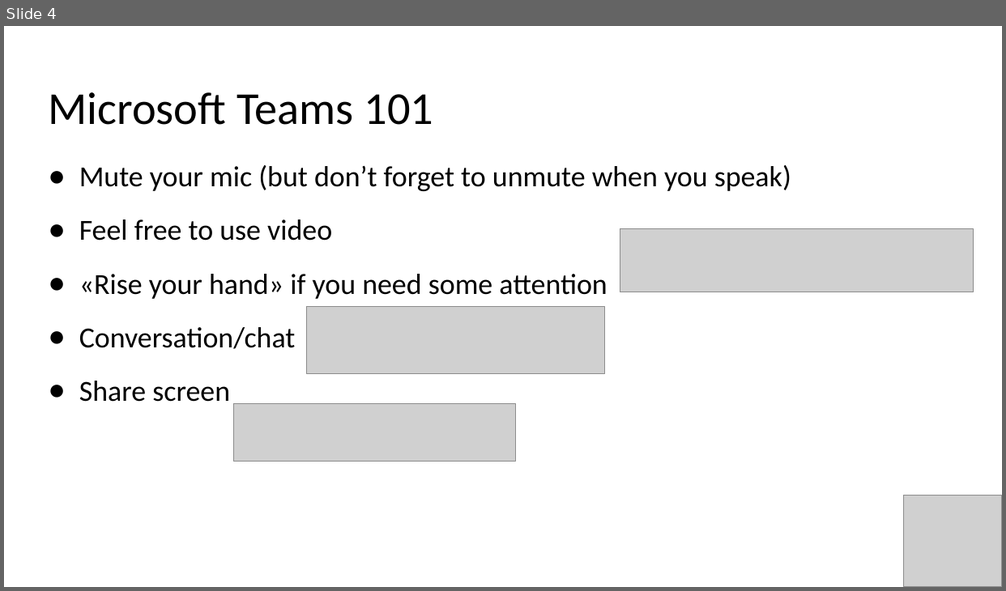
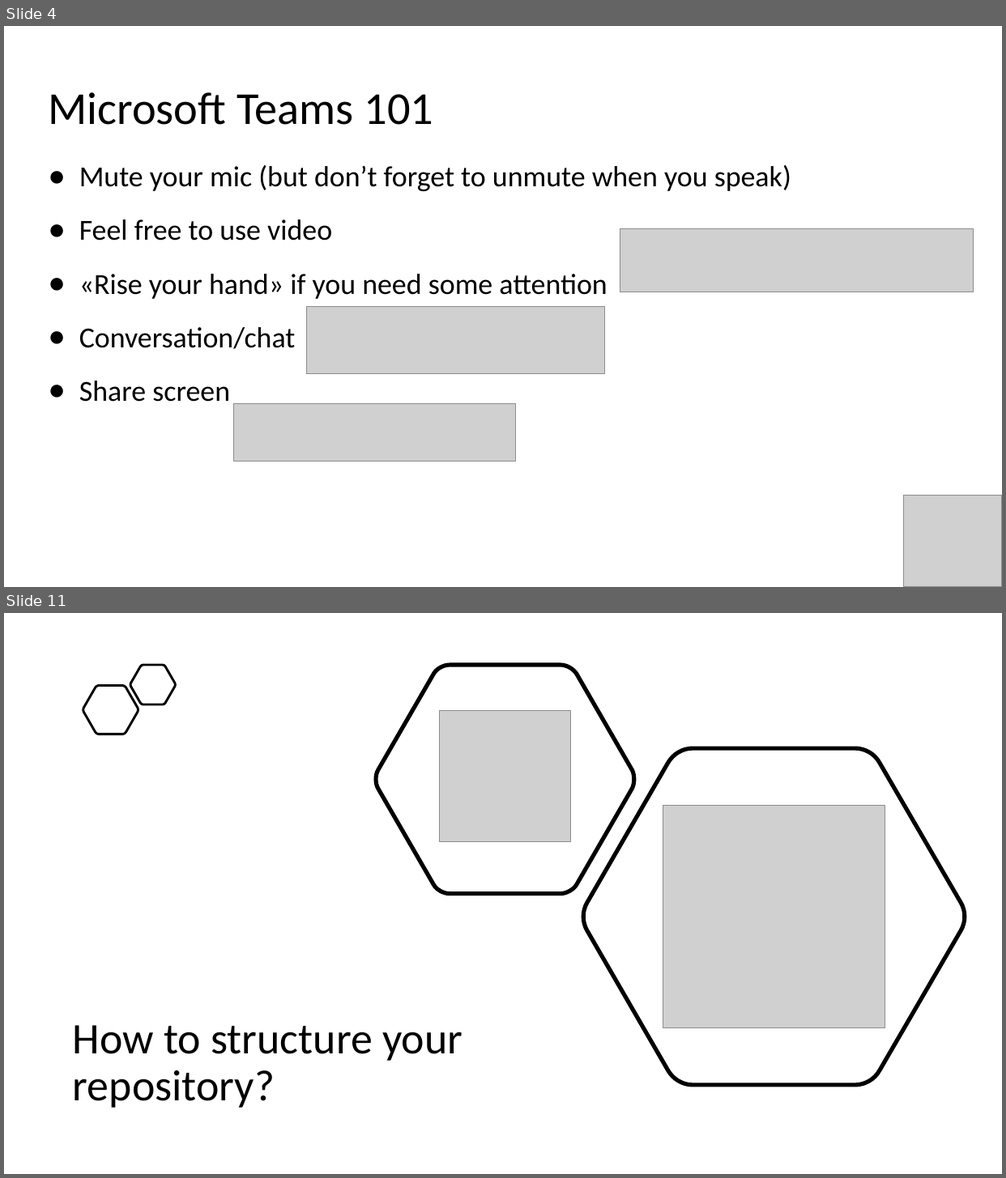
Before and after one commit to evgenyb/aks-workshops, a slide deck: 04-gitops-in-aks-with-flux/slides/GitOps in AKS with Flux.pptx. Shown one above the other, each under a label of ours: slide 4 before the commit, slides 4 and 11 after it; the slides between them are not shown. The pictures are 1006x591 and 1006x1178 pixels, drawn with LibreOffice and Linux fonts; fonts in the diff are those of the drawing; grey boxes stand for pictures. Boxes give left, top, right and bottom in pixels: in the first picture for what was removed or moved away, otherwise in the second. Text is boxed around its words. In the diff, an @@ line names an element or a change of style, - is before the commit and + after.

```diff
--- a/04-gitops-in-aks-with-flux/slides/GitOps in AKS with Flux.pptx
+++ b/04-gitops-in-aks-with-flux/slides/GitOps in AKS with Flux.pptx
@@ slide 11 added at <box>4,613,1002,1174</box>, background #FFFFFF @@
@@ freeform shape added at <box>130,665,176,705</box>, outline #000000 2.25 pt @@
@@ freeform shape added at <box>376,665,634,894</box>, outline #000000 4 pt @@
@@ freeform shape added at <box>83,686,138,735</box>, outline #000000 2.25 pt @@
@@ picture added at <box>440,711,571,842</box> @@
@@ freeform shape added at <box>582,748,966,1085</box>, outline #000000 4 pt @@
@@ picture added at <box>663,806,885,1028</box> @@
@@ text added at <box>73,1025,462,1108</box>, 42 pt, text #000000 @@
+How to structure your repository?
```
Also in this commit, not shown: 2 slides changed, 6 other slides added, 50 other files.
